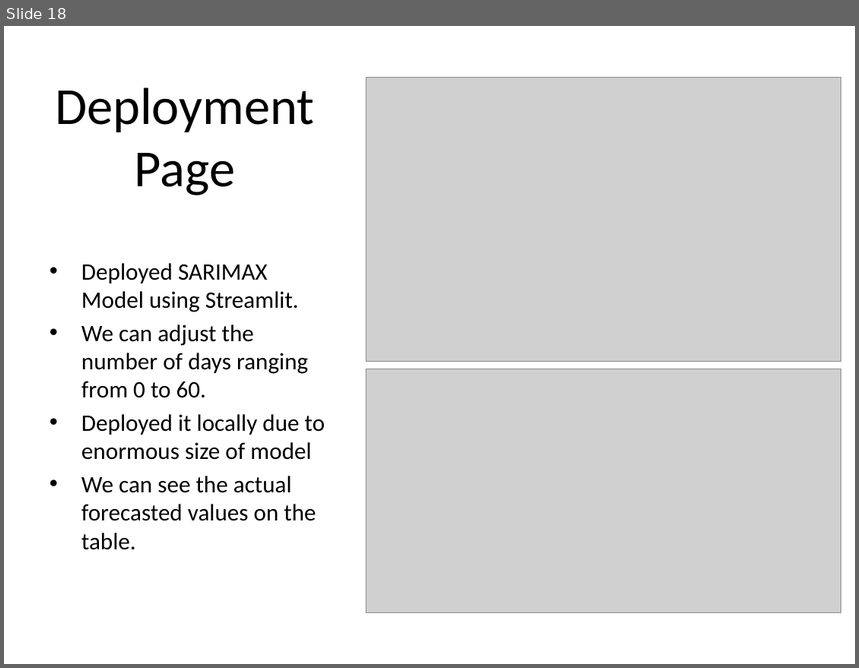
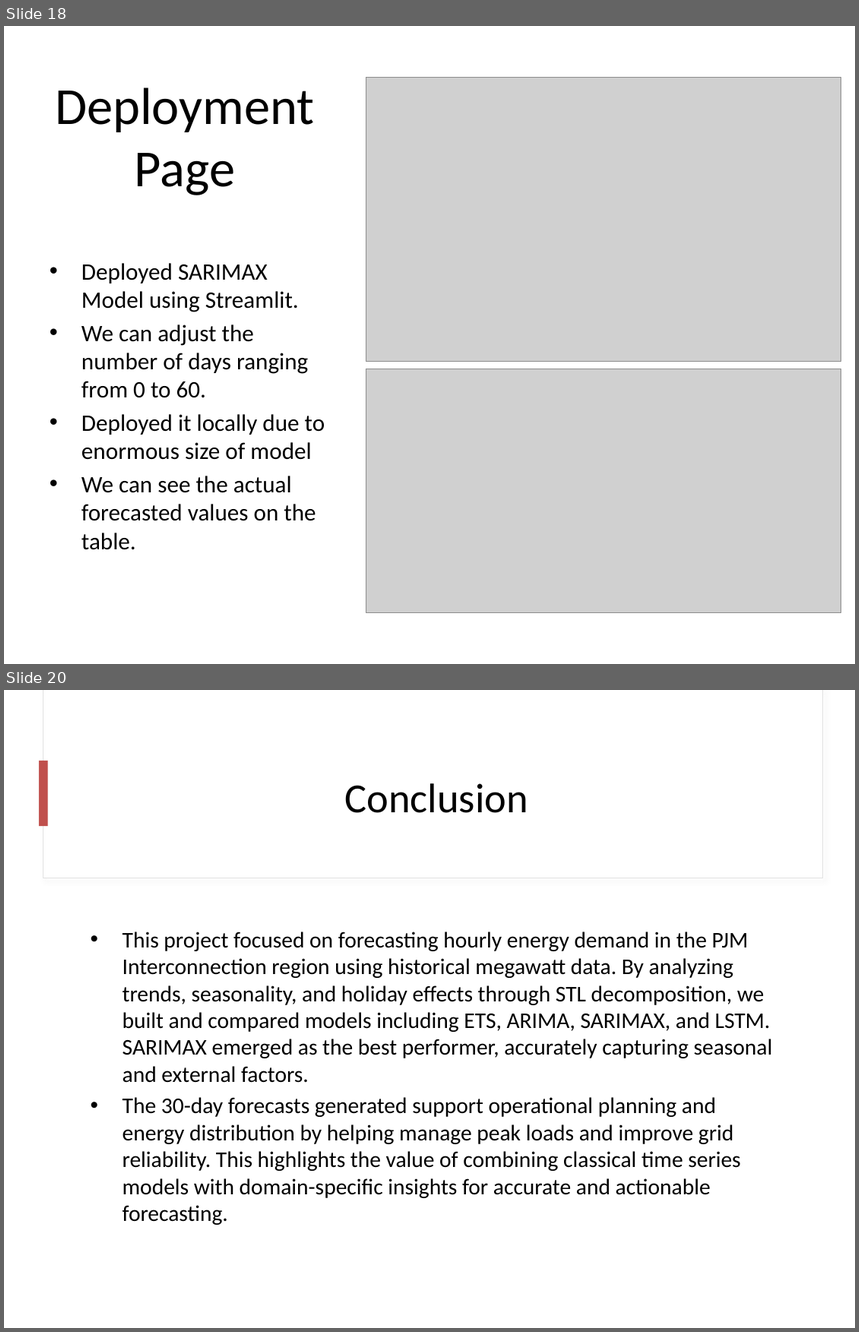
Before and after one commit to rizz045/Energy_Demand_Forecasting_Using_Time_Series_Analysis, a slide deck: Energy_Demand_Forecasting_Report.pptx. Shown one above the other, each under a label of ours: slide 18 before the commit, slides 18 and 20 after it; the slides between them are not shown. The pictures are 859x668 and 859x1332 pixels, drawn with LibreOffice and Linux fonts; fonts in the diff are those of the drawing; grey boxes stand for pictures. Boxes give left, top, right and bottom in pixels: in the first picture for what was removed or moved away, otherwise in the second. Text is boxed around its words. In the diff, an @@ line names an element or a change of style, - is before the commit and + after.

```diff
--- a/Energy_Demand_Forecasting_Report.pptx
+++ b/Energy_Demand_Forecasting_Report.pptx
@@ slide 20 added at (4, 690, 855, 1328), background #FFFFFF @@
@@ rectangle added at (44, 690, 823, 878), fill #FFFFFF, outline #E1E1E1 0.75 pt @@
@@ rectangle added at (44, 690, 823, 877), fill #FFFFFF @@
@@ rectangle added at (39, 761, 47, 826), fill #C0504D @@
@@ title added at (345, 783, 528, 813), 35 pt, text #000000 @@
+Conclusion
@@ text added at (123, 932, 773, 1225), 19 pt, text #000000 @@
+• This project focused on forecasting hourly energy demand in the PJM Interconnection region using historical megawatt data. By analyzing trends, seasonality, and holiday effects through STL decomposition, we built and compared models including ETS, ARIMA, SARIMAX, and LSTM. SARIMAX emerged as the best performer, accurately capturing seasonal and external factors.
+• The 30-day forecasts generated support operational planning and energy distribution by helping manage peak loads and improve grid reliability. This highlights the value of combining classical time series models with domain-specific insights for accurate and actionable forecasting.
```
Also in this commit, not shown: 11 slides changed, 1 other slide added, 1 slide removed.
